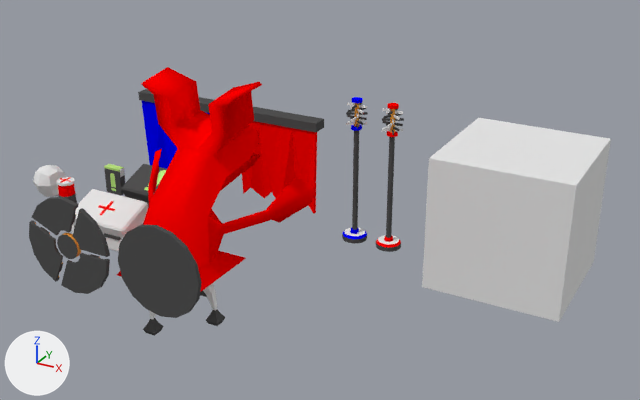
An edit to the Blender file assets/enemigo/enemigoblend.blend, drawn before and after from the same camera.
Rendered twice from a 50 mm camera at (15.8, -58.2, 31.7) aimed at (-12.1, -7.4, 6.3). Arrows for +X, +Y and +Z are at lower left; the lights stay in place.

Script lines for the objects in view, before the commit:
```python
ob_health_kit = bpy.data.objects.new('Health_Kit', me_cube_055)
ob_health_kit.location = (-26.2, -13.72, 3.92)
ob_target_broken_mid = bpy.data.objects.new('Target_broken_mid', me_cube_053)
ob_target_broken_mid.location = (-22.5, -21.58, 6.39)
ob_target_broken_piece = bpy.data.objects.new('Target_broken_piece', me_cube_052)
ob_target_broken_piece.location = (-23.3, -21.61, 8.45)
ob_target_broken_piece_2 = bpy.data.objects.new('Target_broken_piece_2', me_cube_051)
ob_target_broken_piece_2.location = (-24.6, -21.61, 5.53)
ob_target_broken_piece_3 = bpy.data.objects.new('Target_broken_piece_3', me_cube_050)
ob_target_broken_piece_3.location = (-21.34, -21.61, 4.63)
ob_target_broken_piece_4 = bpy.data.objects.new('Target_broken_piece_4', me_cube_049)
ob_target_broken_piece_4.location = (-20.59, -21.61, 7.6)
ob_target_whole = bpy.data.objects.new('Target_whole', me_cube_048)
ob_target_whole.location = (-15.36, -21.59, 6.39)
ob_tilesize = bpy.data.objects.new('TileSize', me_cube_002)
ob_tilesize.location = (0.0, 0.0, 5.0)
ob_turret_base = bpy.data.objects.new('Turret_base', me_cube_047)
ob_turret_base.location = (-18.53, -15.35, 0.77)
# also in view: 'Turret_Head' at (-18.5, -12.9, 9.3); 'Ammo_Box' at (-26.2, -7.8, 4.1); 'Skull' at (-34.1, -11.5, 4.7); 'Flag_Blue' at (-13.0, 0.0, 6.0); 'Flag_Red' at (-10.0, 0.0, 6.0)
```
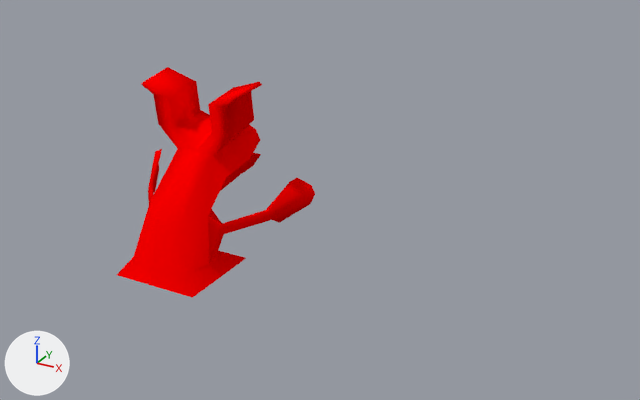
What differs and where, as boxes [x1, y1, x2, y2] in the pictures (640 x 400 px):
```json
{"object": "TileSize", "change": "deleted", "before": [422, 118, 611, 322]}
{"object": "Target_whole", "change": "deleted", "before": [118, 224, 202, 318]}
{"object": "Banner_Red", "change": "deleted", "before": [242, 107, 324, 214], "on screen": "red"}
{"object": "Health_Kit", "change": "deleted", "before": [72, 189, 148, 252]}
{"object": "Banner_Blue", "change": "deleted", "before": [138, 89, 214, 169], "on screen": "blue"}
{"object": "Target_broken_piece_3", "change": "deleted", "before": [61, 253, 110, 294]}
{"object": "Target_broken_piece", "change": "deleted", "before": [32, 197, 79, 235]}
{"object": "Target_broken_piece_2", "change": "deleted", "before": [29, 220, 63, 282]}
{"object": "Flag_Red", "change": "deleted", "before": [382, 103, 404, 242]}
{"object": "Target_broken_piece_4", "change": "deleted", "before": [73, 208, 110, 257]}
{"object": "Flag_Blue", "change": "deleted", "before": [346, 97, 368, 234]}
{"object": "Ammo_Box", "change": "deleted", "before": [121, 164, 167, 207]}
{"object": "Skull", "change": "deleted", "before": [33, 165, 66, 197]}
{"object": "Turret_base", "change": "deleted", "before": [143, 284, 225, 336]}
{"object": "Ammo_Box_small", "change": "deleted", "before": [104, 164, 125, 195]}
{"object": "Target_broken_mid", "change": "deleted", "before": [57, 233, 81, 259]}
{"object": "Health_Kit_small", "change": "deleted", "before": [56, 177, 77, 203]}
{"object": "Flag_Holder_Red", "change": "deleted", "before": [376, 235, 401, 252]}
{"object": "Flag_Holder_Blue", "change": "deleted", "before": [342, 227, 367, 244]}
```

The change, as JSON lines over the scene's bpy script:
```json
{"op": "remove", "block": "ob_turret_base", "code": ["ob_turret_base = bpy.data.objects.new('Turret_base', me_cube_047)", "ob_turret_base.location = (-18.53, -15.35, 0.77)"]}
{"op": "remove", "block": "ob_tilesize", "code": ["ob_tilesize = bpy.data.objects.new('TileSize', me_cube_002)", "ob_tilesize.location = (0.0, 0.0, 5.0)"]}
{"op": "remove", "block": "ob_target_whole", "code": ["ob_target_whole = bpy.data.objects.new('Target_whole', me_cube_048)", "ob_target_whole.location = (-15.36, -21.59, 6.39)"]}
{"op": "remove", "block": "ob_target_broken_piece_4", "code": ["ob_target_broken_piece_4 = bpy.data.objects.new('Target_broken_piece_4', me_cube_049)", "ob_target_broken_piece_4.location = (-20.59, -21.61, 7.6)"]}
{"op": "remove", "block": "ob_target_broken_piece_3", "code": ["ob_target_broken_piece_3 = bpy.data.objects.new('Target_broken_piece_3', me_cube_050)", "ob_target_broken_piece_3.location = (-21.34, -21.61, 4.63)"]}
{"op": "remove", "block": "ob_target_broken_piece_2", "code": ["ob_target_broken_piece_2 = bpy.data.objects.new('Target_broken_piece_2', me_cube_051)", "ob_target_broken_piece_2.location = (-24.6, -21.61, 5.53)"]}
{"op": "remove", "block": "ob_target_broken_piece", "code": ["ob_target_broken_piece = bpy.data.objects.new('Target_broken_piece', me_cube_052)", "ob_target_broken_piece.location = (-23.3, -21.61, 8.45)"]}
{"op": "remove", "block": "ob_target_broken_mid", "code": ["ob_target_broken_mid = bpy.data.objects.new('Target_broken_mid', me_cube_053)", "ob_target_broken_mid.location = (-22.5, -21.58, 6.39)"]}
{"op": "remove", "block": "ob_skull", "code": ["ob_skull = bpy.data.objects.new('Skull', me_cube_058)", "ob_skull.location = (-34.12, -11.6, 5.0)"]}
{"op": "remove", "block": "ob_health_kit_small", "code": ["ob_health_kit_small = bpy.data.objects.new('Health_Kit_small', me_cube_054)", "ob_health_kit_small.location = (-30.59, -13.34, 4.79)"]}
{"op": "remove", "block": "ob_health_kit", "code": ["ob_health_kit = bpy.data.objects.new('Health_Kit', me_cube_055)", "ob_health_kit.location = (-26.2, -13.72, 3.92)"]}
{"op": "remove", "block": "ob_flag_red", "code": ["ob_flag_red = bpy.data.objects.new('Flag_Red', me_cylinder_003)", "ob_flag_red.location = (-10.0, 0.0, 0.14)"]}
{"op": "remove", "block": "ob_flag_holder_red", "code": ["ob_flag_holder_red = bpy.data.objects.new('Flag_Holder_Red', me_cylinder_002)", "ob_flag_holder_red.location = (-10.0, 0.0, 0.0)"]}
{"op": "remove", "block": "ob_flag_holder_blue", "code": ["ob_flag_holder_blue = bpy.data.objects.new('Flag_Holder_Blue', me_cylinder_005)", "ob_flag_holder_blue.location = (-13.0, 0.0, 0.0)"]}
{"op": "remove", "block": "ob_flag_blue", "code": ["ob_flag_blue = bpy.data.objects.new('Flag_Blue', me_cylinder_004)", "ob_flag_blue.location = (-13.0, 0.0, 0.14)"]}
{"op": "remove", "block": "ob_banner_red", "code": ["ob_banner_red = bpy.data.objects.new('Banner_Red', me_cube_044)", "ob_banner_red.location = (-20.0, 0.0, 9.0)"]}
{"op": "remove", "block": "ob_banner_blue", "code": ["ob_banner_blue = bpy.data.objects.new('Banner_Blue', me_cube_045)", "ob_banner_blue.location = (-30.0, 0.0, 9.0)"]}
{"op": "remove", "block": "ob_ammo_box_small", "code": ["ob_ammo_box_small = bpy.data.objects.new('Ammo_Box_small', me_cube_056)", "ob_ammo_box_small.location = (-31.03, -7.5, 4.17)"]}
{"op": "remove", "block": "ob_ammo_box", "code": ["ob_ammo_box = bpy.data.objects.new('Ammo_Box', me_cube_057)", "ob_ammo_box.location = (-26.18, -7.74, 3.88)"]}
```
